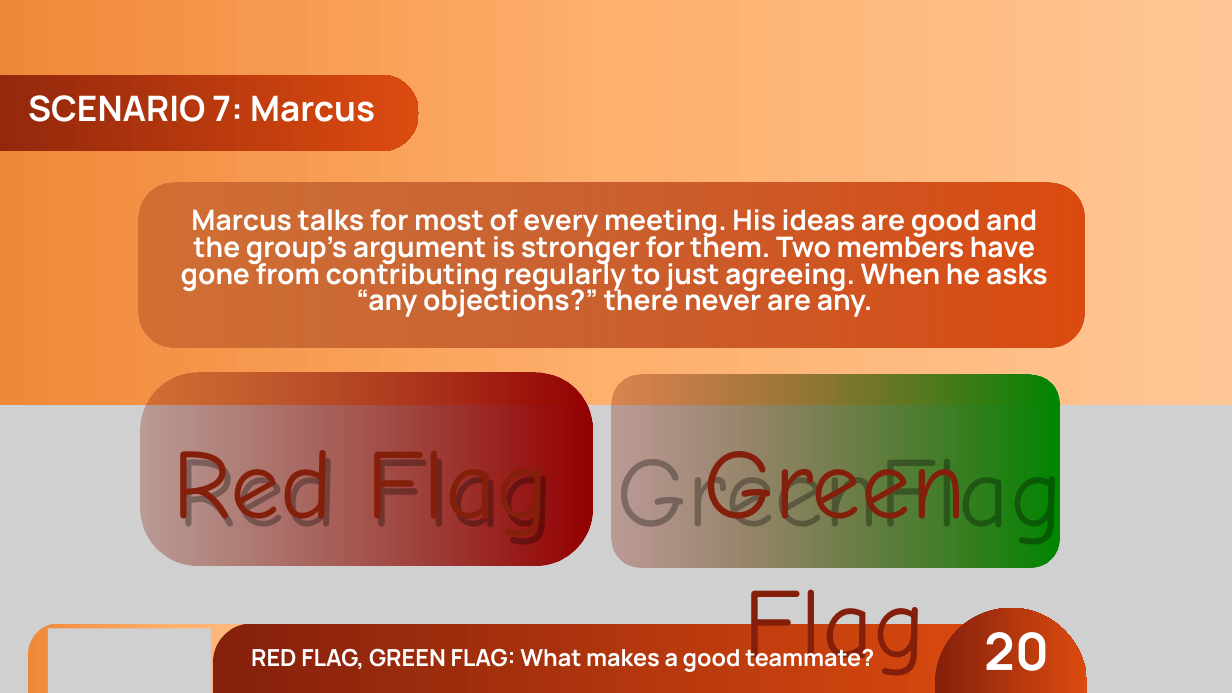
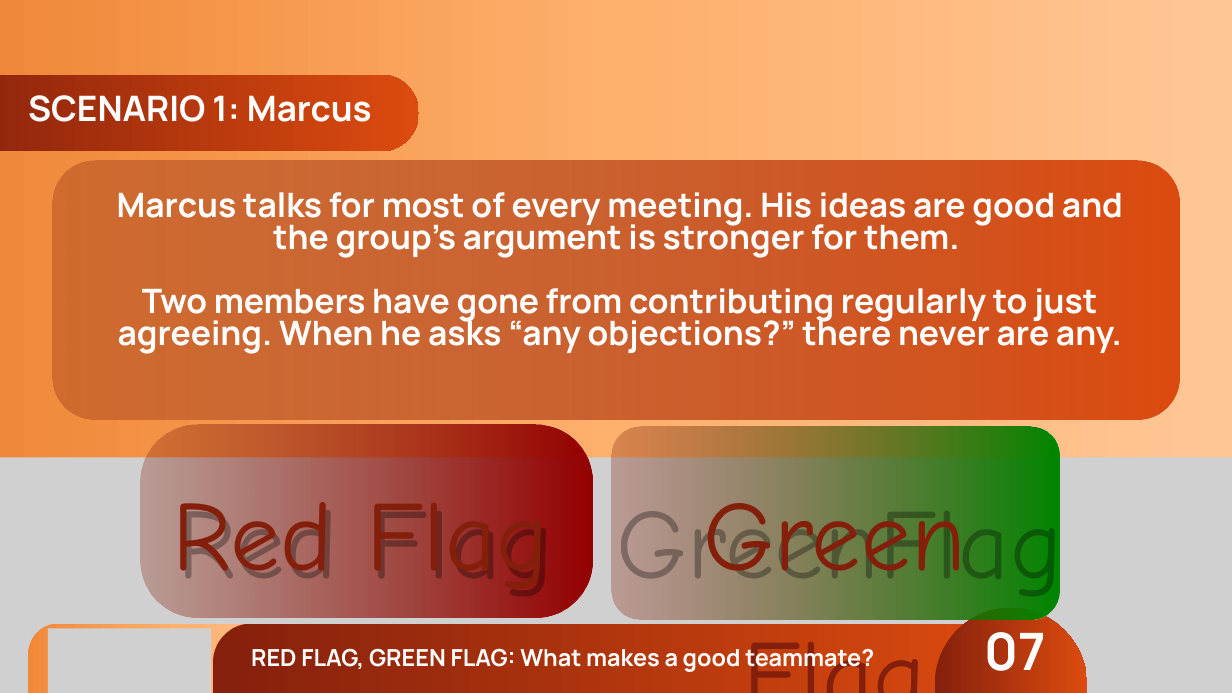
Before and after one commit to joetherockhey/Class-Allocation, a slide deck: slide 8 of assets/red-flag-green-flag.pptx (slide 21 before the commit). Drawn at 1232x693 pixels with LibreOffice and Linux fonts; fonts in the diff are those of the drawing; grey boxes stand for pictures; background and template pictures are left out. Boxes give left, top, right and bottom in pixels: in the first picture for what was removed or moved away, otherwise in the second. Text is boxed around its words. In the diff, an @@ line names an element or a change of style, - is before the commit and + after.

```diff
--- a/assets/red-flag-green-flag.pptx
+++ b/assets/red-flag-green-flag.pptx
@@ text at <box>28,95,372,122</box>: text changed @@
-SCENARIO 7: Marcus
+SCENARIO 1: Marcus
@@ freeform shape: place and size @@
-freeform shape at <box>138,182,1084,347</box>
+freeform shape at <box>52,160,1180,419</box>
@@ text at <box>117,192,1123,354</box>: text changed; size 33 to 39.3 pt @@
-Marcus talks for most of every meeting. His ideas are good and the group’s argument is stronger for them. Two members have gone from contributing regularly to just agreeing. When he asks “any objections?” there never are any.
+Marcus talks for most of every meeting. His ideas are good and the group’s argument is stronger for them.
+Two members have gone from contributing regularly to just agreeing. When he asks “any objections?” there never are any.
@@ 2 texts, 2 freeform shapes, 1 picture: place and size @@
-2 texts, 2 freeform shapes, 1 picture at <box>0,372,1232,693</box>
+2 texts, 2 freeform shapes, 1 picture at <box>0,424,1232,693</box>
@@ text "Red Flag": place and size @@
-text "Red Flag" at <box>135,407,597,537</box>
+text "Red Flag" at <box>135,460,597,590</box>
@@ text "GreenFlag": place and size @@
-text "GreenFlag" at <box>616,440,1062,557</box>
+text "GreenFlag" at <box>616,492,1062,609</box>
@@ text at <box>984,632,1045,671</box>: text changed @@
-20
+07
```
Also in this commit, not shown: 15 other slides changed, 8 slides added, 20 slides removed, 3 other files.
